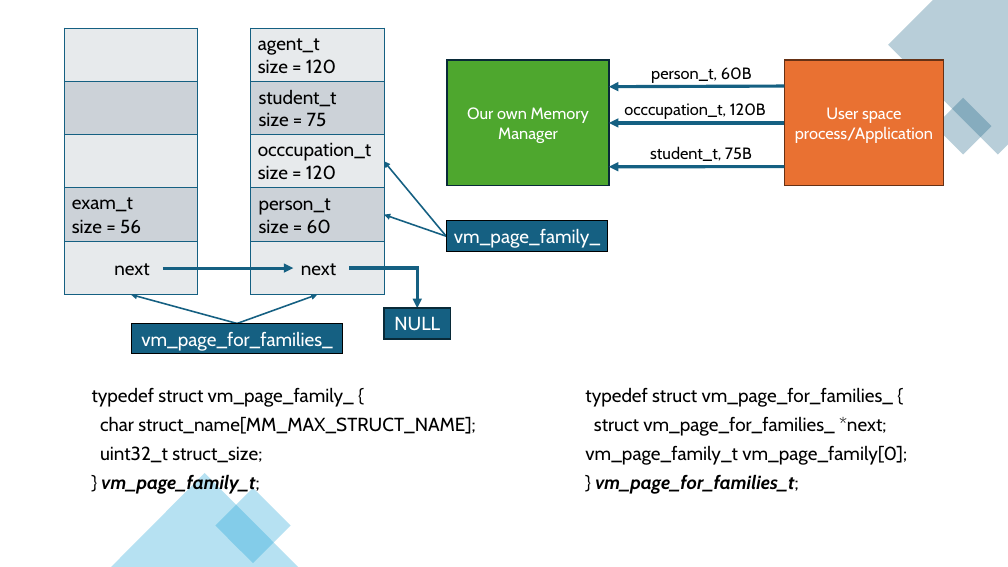
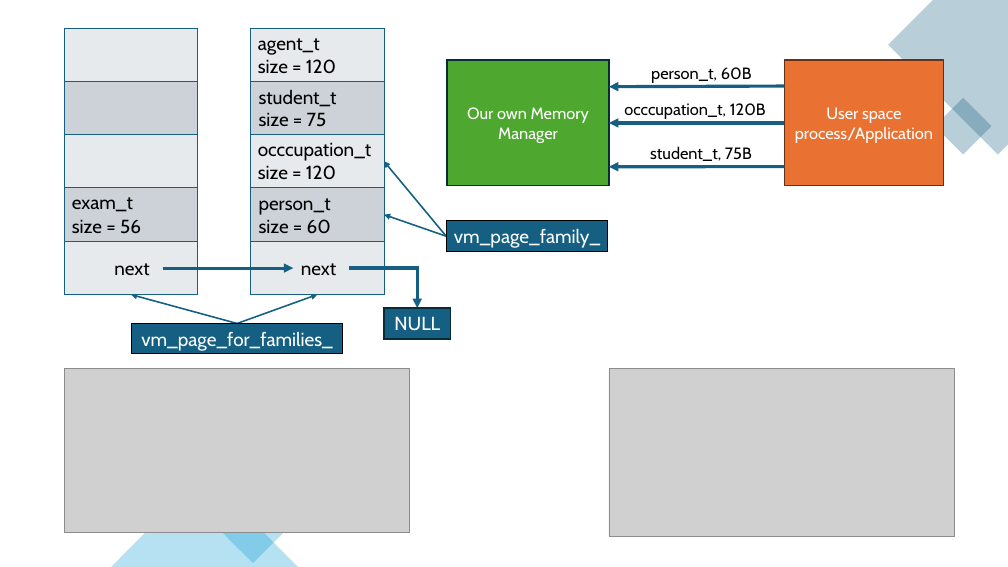
Before and after one commit to Mahmoud-Abdelraouf/STmicro-System-Programming-under-Linux, a slide deck: slide 19 of 04.Advanced/Tasks/Heap_Memory_Manager/HeapMemoryManager.pptx. Drawn at 1008x567 pixels with LibreOffice and Linux fonts; fonts in the diff are those of the drawing; grey boxes stand for pictures. Boxes give left, top, right and bottom in pixels: in the first picture for what was removed or moved away, otherwise in the second. Text is boxed around its words. In the diff, an @@ line names an element or a change of style, - is before the commit and + after.

Commit message:
update the presentation

```diff
--- a/04.Advanced/Tasks/Heap_Memory_Manager/HeapMemoryManager.pptx
+++ b/04.Advanced/Tasks/Heap_Memory_Manager/HeapMemoryManager.pptx
@@ picture added at [64,369,410,532] @@
@@ text removed at [92,387,476,494] @@
-typedef struct vm_page_family_ {
-char struct_name[MM_MAX_STRUCT_NAME];
-uint32_t struct_size;
-} vm_page_family_t;
@@ text removed at [585,387,907,494] @@
-typedef struct vm_page_for_families_ {
-struct vm_page_for_families_ *next;
-vm_page_family_t vm_page_family[0];
-} vm_page_for_families_t;
@@ picture added at [609,369,955,537] @@
```
Also in this commit, not shown: 3 other slides changed, 14 slides added, 1 slide removed.
